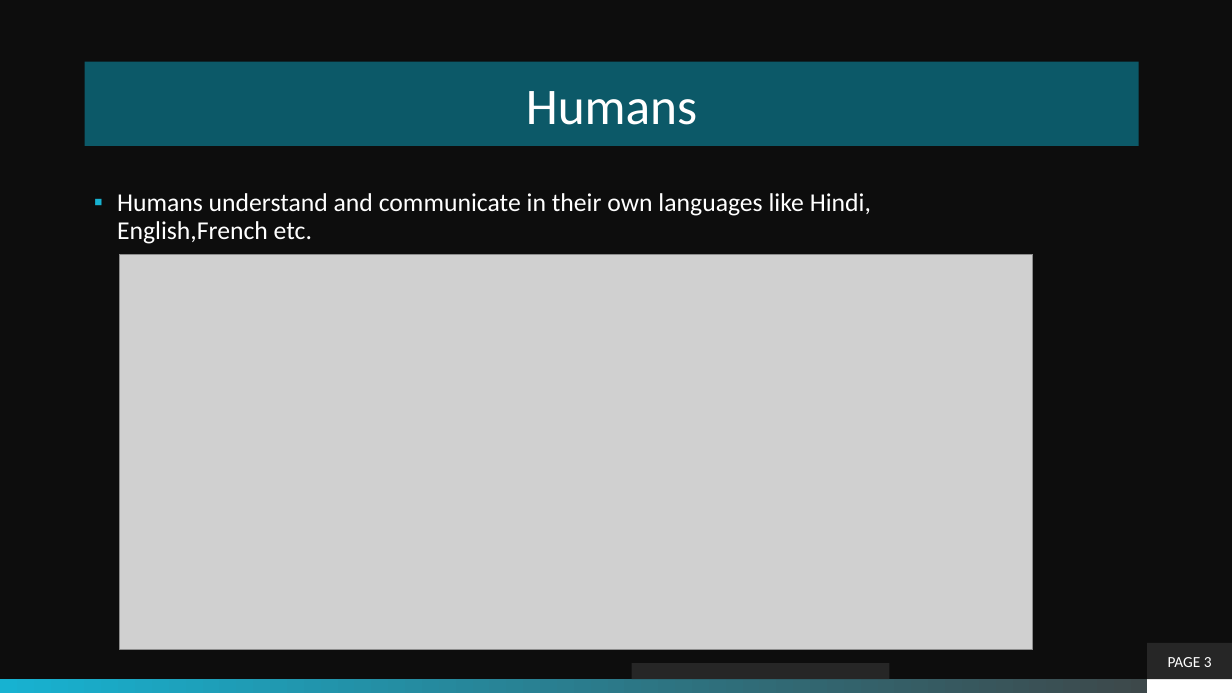
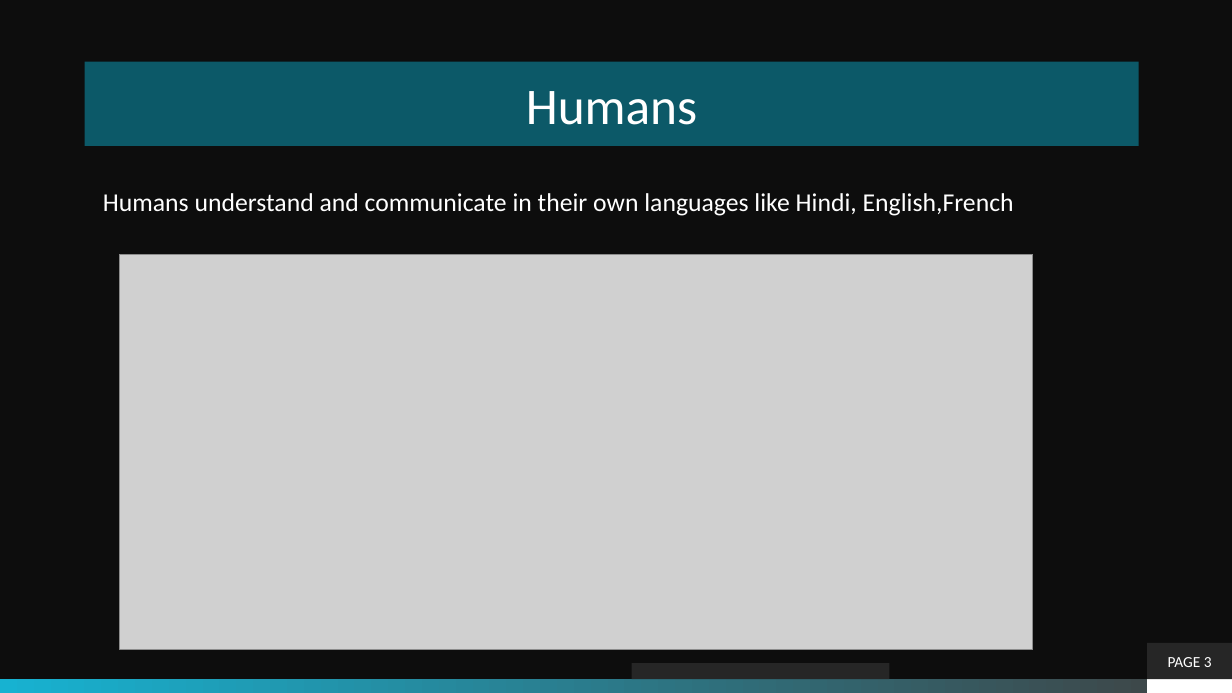
Before and after one commit to theLeonidas/Courses, a slide deck: slide 3 of courseMaterial/Objective-1-Java Language & Environment/1-Programming_Languages.pptx. Drawn at 1232x693 pixels with LibreOffice and Linux fonts; fonts in the diff are those of the drawing; grey boxes stand for pictures; background and template pictures are left out. Boxes give left, top, right and bottom in pixels: in the first picture for what was removed or moved away, otherwise in the second. Text is boxed around its words. In the diff, an @@ line names an element or a change of style, - is before the commit and + after.

```diff
--- a/courseMaterial/Objective-1-Java Language & Environment/1-Programming_Languages.pptx
+++ b/courseMaterial/Objective-1-Java Language & Environment/1-Programming_Languages.pptx
@@ text at (103, 193, 1014, 216): text changed @@
-▪ Humans understand and communicate in their own languages like Hindi, English,French etc.
+Humans understand and communicate in their own languages like Hindi, English,French
```
Also in this commit, not shown: 2 other slides changed, 2 slides added, 24 other files.
